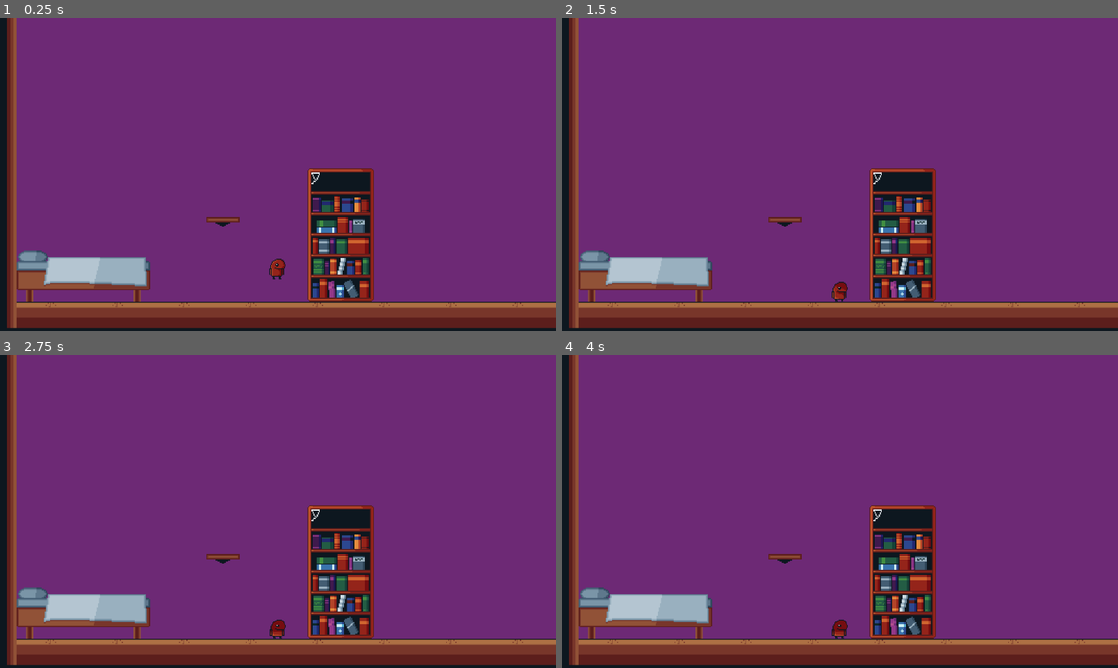
Above: before the commit, frames 1-4 (two rows, left to right).
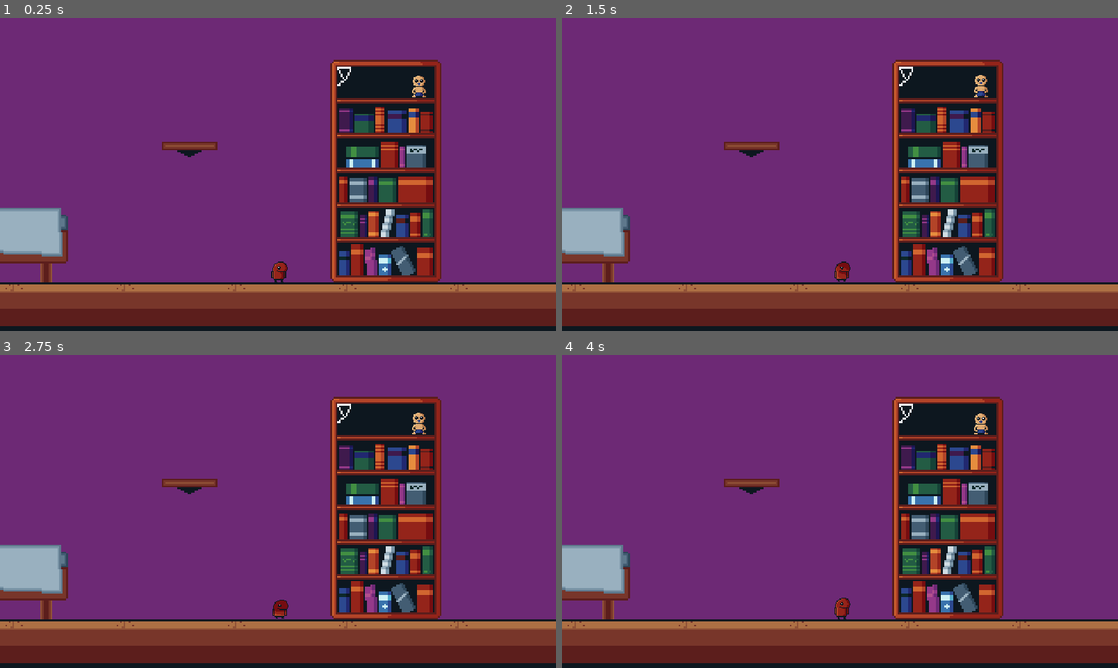
Above: after the commit, the same moments.

Repository: KilpikonnanKerma/ctc
Game: Godot game, scene res://scenes/scene_1.tscn
Two runs of this game, one before a commit and one after it. Both use one fixed random seed, a clock stepped at 60 frames per second and the inputs below.
Inputs:
- Up to frame 1 (0.25 s): no input
- Up to frame 2 (1.5 s): hold D (mv_right) from 0.53 s (still down); tap W (hide) at 0.6, 1.35 s; tap Space (jump) at 0.77 s
- Up to frame 3 (2.75 s): tap Space (jump) at 1.52 s; tap Enter at 2 s; release D (mv_right) at 2.03 s; hold A (mv_left) from 2.03 s (still down); hold Shift (run) from 2.03 s (still down); tap W (hide) at 2.3 s
- Up to frame 4 (4 s): release A (mv_left) at 2.78 s; release Shift (run) at 2.78 s; hold D (mv_right) from 2.78 s (still down); tap S (unhide) at 2.85 s; tap Space (jump) at 3.02, 3.77 s; tap W (hide) at 3.05, 3.6 s

The runs differ from the first frame. In frame 1, 33% of the frame differs, in the area x 0-100%, y 0-100%; in frame 2, 33%; in frame 3, 33%; in frame 4, 33%.

Commit message:
dinner is ready

Diff:
--- a/project.godot
+++ b/project.godot
@@ -18,10 +18,13 @@
 
 [display]
 
-window/size/viewport_width=1280
-window/size/viewport_height=720
+window/size/viewport_width=640
+window/size/viewport_height=360
+window/size/window_width_override=1280
+window/size/window_height_override=720
 window/stretch/mode="viewport"
 window/stretch/aspect="keep_width"
+window/stretch/scale_mode="integer"
 
 [editor_plugins]
 
@@ -80,3 +83,4 @@
 textures/canvas_textures/default_texture_filter=0
 environment/defaults/default_clear_color=Color(0.0509804, 0.0901961, 0.121569, 1)
 2d/snap/snap_2d_transforms_to_pixel=true
+2d/snap/snap_2d_vertices_to_pixel=true
--- /dev/null
+++ b/scenes/baby_01.tscn
@@ -0,0 +1,60 @@
+[gd_scene load_steps=8 format=3 uid="uid://d2yg68dgyqq4u"]
+
+[ext_resource type="Texture2D" uid="uid://dvidflp0an77h" path="res://sprites/Props/baby01_idle_00.png" id="1_ipis8"]
+[ext_resource type="Script" path="res://scripts/baby.gd" id="1_tghrb"]
+[ext_resource type="Texture2D" uid="uid://dgl5nuflbyman" path="res://sprites/Props/baby01_idle_00tall.png" id="2_1g13w"]
+[ext_resource type="Texture2D" uid="uid://tgr08aj68r0e" path="res://sprites/Props/baby01_idle_01alt.png" id="3_03kvh"]
+[ext_resource type="Texture2D" uid="uid://dayk50jnsexdg" path="res://sprites/Props/baby01_idle_02.png" id="4_u40np"]
+
+[sub_resource type="SpriteFrames" id="SpriteFrames_3puc1"]
+animations = [{
+"frames": [{
+"duration": 1.0,
+"texture": ExtResource("1_ipis8")
+}, {
+"duration": 1.0,
+"texture": ExtResource("2_1g13w")
+}, {
+"duration": 1.0,
+"texture": ExtResource("1_ipis8")
+}, {
+"duration": 1.0,
+"texture": ExtResource("3_03kvh")
+}, {
+"duration": 1.0,
+"texture": ExtResource("1_ipis8")
+}, {
+"duration": 1.0,
+"texture": ExtResource("2_1g13w")
+}, {
+"duration": 1.0,
+"texture": ExtResource("1_ipis8")
+}, {
+"duration": 1.0,
+"texture": ExtResource("4_u40np")
+}],
+"loop": true,
+"name": &"baby_idle",
+"speed": 5.0
+}]
+
+[sub_resource type="RectangleShape2D" id="RectangleShape2D_p71qx"]
+size = Vector2(67.5, 48)
+
+[node name="Baby01" type="Node2D"]
+script = ExtResource("1_tghrb")
+
+[node name="AnimatedSprite2D" type="AnimatedSprite2D" parent="."]
+z_index = -1
+sprite_frames = SubResource("SpriteFrames_3puc1")
+animation = &"baby_idle"
+frame = 7
+frame_progress = 0.37433
+speed_scale = 0.8
+
+[node name="Area2D" type="Area2D" parent="."]
+
+[node name="CollisionShape2D" type="CollisionShape2D" parent="Area2D"]
+position = Vector2(0, -9)
+scale = Vector2(2, 2)
+shape = SubResource("RectangleShape2D_p71qx")
--- a/scenes/player.tscn
+++ b/scenes/player.tscn
@@ -150,18 +150,17 @@
 }]
 
 [sub_resource type="RectangleShape2D" id="RectangleShape2D_o58d1"]
-size = Vector2(28, 37)
+size = Vector2(26.5, 26.5)
 
 [node name="Player" type="CharacterBody2D"]
 script = ExtResource("1_q5ei5")
 
 [node name="AnimatedSprite2D" type="AnimatedSprite2D" parent="."]
 texture_filter = 1
-scale = Vector2(1.625, 1.625)
 sprite_frames = SubResource("SpriteFrames_hunum")
-animation = &"hide_transition"
+animation = &"hide"
+frame_progress = 0.390861
 
 [node name="CollisionShape2D" type="CollisionShape2D" parent="."]
-visible = false
-position = Vector2(3, 6.5)
+position = Vector2(1.25, 2.25)
 shape = SubResource("RectangleShape2D_o58d1")
--- a/scenes/scene_1.tscn
+++ b/scenes/scene_1.tscn
@@ -8,6 +8,7 @@
 [ext_resource type="Texture2D" uid="uid://b4k6cp7dnudw5" path="res://sprites/maps/wall01.png" id="6_las7y"]
 [ext_resource type="Texture2D" uid="uid://c5xtttncxl1m0" path="res://sprites/Props/bed01.png" id="7_86qxo"]
 [ext_resource type="Texture2D" uid="uid://dki06gev0bgxu" path="res://sprites/Props/platform.png" id="8_0d6b8"]
+[ext_resource type="PackedScene" uid="uid://d2yg68dgyqq4u" path="res://scenes/baby_01.tscn" id="9_tywij"]
 
 [sub_resource type="RectangleShape2D" id="RectangleShape2D_fjyij"]
 size = Vector2(1146, 28.5)
@@ -24,10 +25,9 @@
 [node name="Scene1" type="Node2D"]
 
 [node name="Player" parent="." instance=ExtResource("1_5o17h")]
-position = Vector2(-40, 300)
+position = Vector2(-40, 354)
 
 [node name="1F_Camera" type="Camera2D" parent="Player"]
-zoom = Vector2(1.2, 1.2)
 process_callback = 0
 limit_left = -570
 limit_bottom = 450
@@ -45,7 +45,7 @@
 
 [node name="Background" type="Sprite2D" parent="ml_01"]
 z_index = -10
-position = Vector2(40, -671.988)
+position = Vector2(41, -672)
 scale = Vector2(5, 5.10947)
 texture = ExtResource("4_84vrp")
 
@@ -140,6 +140,9 @@
 shape = SubResource("RectangleShape2D_a6nti")
 one_way_collision = true
 
+[node name="Baby01" parent="ml_01" instance=ExtResource("9_tywij")]
+position = Vector2(150, -250)
+
 [node name="ml_02" type="StaticBody2D" parent="."]
 position = Vector2(1119, 415)
 
--- /dev/null
+++ b/scripts/baby.gd
@@ -0,0 +1,12 @@
+extends Node2D
+
+@onready var baby = $AnimatedSprite2D
+
+# Called when the node enters the scene tree for the first time.
+func _ready() -> void:
+	pass
+
+
+# Called every frame. 'delta' is the elapsed time since the previous frame.
+func _process(delta: float) -> void:
+	baby.play("baby_idle")
--- a/scripts/player.gd
+++ b/scripts/player.gd
@@ -83,9 +83,9 @@
 
 func _on_hide_transition_finished():
 	if state == PlayerState.TRS_TO_HIDE:
-		state == PlayerState.HIDING
+		state = PlayerState.HIDING
 		player.play("hide")
-	elif state == PlayerState.TRS_FROM_HIDE:
+	if state == PlayerState.TRS_FROM_HIDE:
 		state = PlayerState.NORMAL
 		player.play("idle")
 
Not shown: 1 places in scenes/scene_1.tscn that only renumber resources
Binary file added: sprites/Props/baby01_idle_00.png
Not shown, added: sprites/Props/baby01_idle_00.png.import
Binary file added: sprites/Props/baby01_idle_00tall.png
Not shown, added: sprites/Props/baby01_idle_00tall.png.import
Binary file added: sprites/Props/baby01_idle_01.png
Not shown, added: sprites/Props/baby01_idle_01.png.import
Binary file added: sprites/Props/baby01_idle_01alt.png
Not shown, added: sprites/Props/baby01_idle_01alt.png.import
Binary file added: sprites/Props/baby01_idle_02.png
Not shown, added: sprites/Props/baby01_idle_02.png.import
